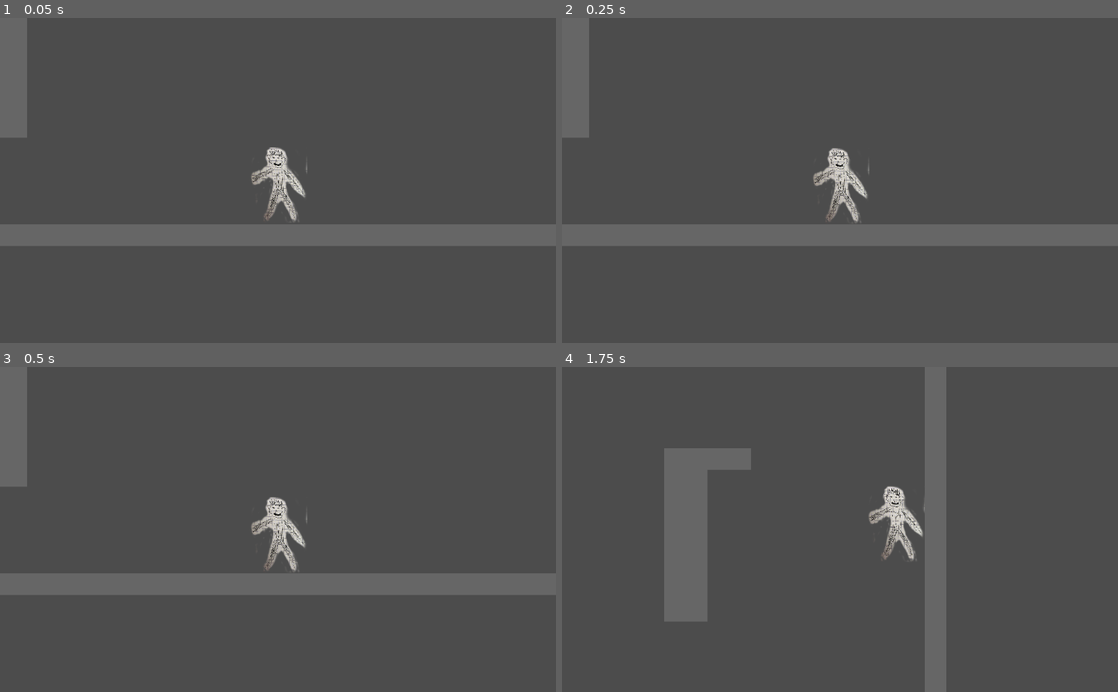
Above: before the commit, frames 1-4 (two rows, left to right).
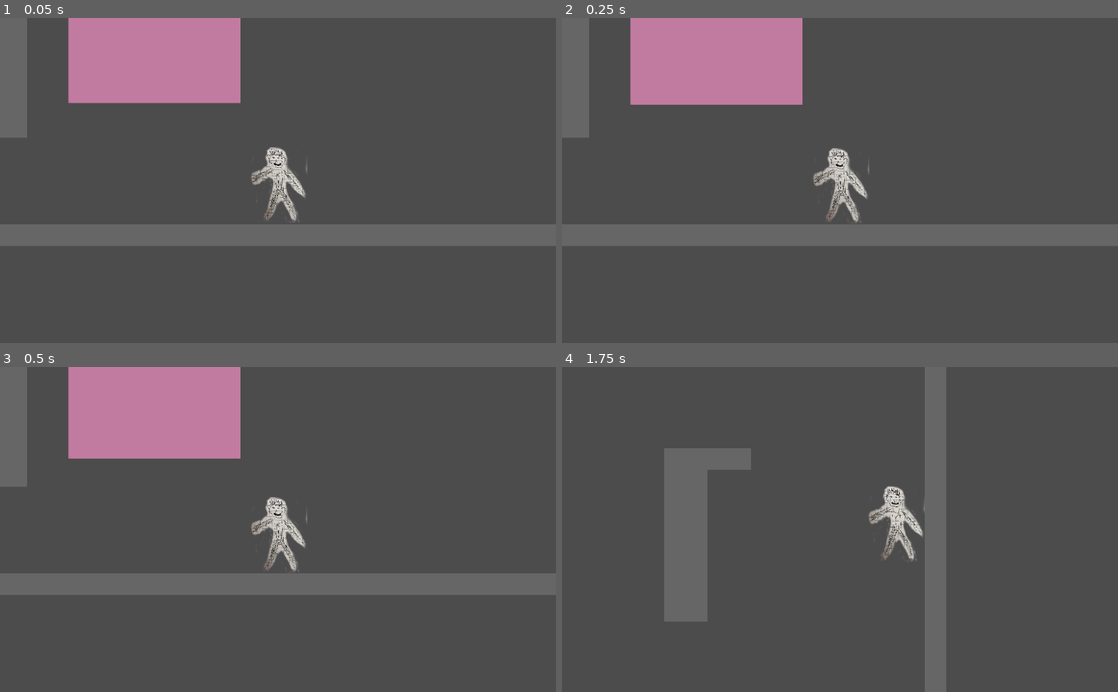
Above: after the commit, the same moments.

Repository: glitchcore/pick-the-lock
Game: Godot game, scene res://Scenes/LockTest.tscn
Same seed, same stepped clock (60 frames per second), same inputs: the game is played once before the commit and once after it. The project has no main scene, so this scene is started directly.
Inputs:
- Up to frame 1 (0.05 s): no input
- Up to frame 2 (0.25 s): no input
- Up to frame 3 (0.5 s): no input
- Up to frame 4 (1.75 s): hold Right (ui_right) from 0.53 s (still down); tap Space (jump) at 0.77, 1.52 s

The runs differ from the first frame. In frame 1, 8.1% of the frame differs, in the area x 12-44%, y 0-27%; in frame 2, 8.3%; in frame 3, 8.7%, in the area x 12-44%, y 0-29%; in frame 4, nothing differs.

Commit message:
Regid pin

Diff:
--- a/Actors/Pin_1.tscn
+++ b/Actors/Pin_1.tscn
@@ -3,14 +3,18 @@
 [ext_resource path="res://assets/purple_pin.png" type="Texture" id=1]
 
 [sub_resource type="RectangleShape2D" id=1]
-extents = Vector2( 67.5, 108 )
+extents = Vector2( 157.75, 420 )
 
-[node name="Pin_1" type="Node2D"]
+[node name="Pin_1" type="RigidBody2D"]
+collision_layer = 2
+collision_mask = 5
+mass = 0.76
 
 [node name="PurplePin" type="Sprite" parent="."]
-position = Vector2( 1, -110 )
+position = Vector2( 1.00001, -418 )
+scale = Vector2( 2.33088, 3.88889 )
 texture = ExtResource( 1 )
 
 [node name="CollisionShape2D" type="CollisionShape2D" parent="."]
-position = Vector2( 1.5, -109 )
+position = Vector2( -1, -418 )
 shape = SubResource( 1 )
--- a/Scenes/LockTest.tscn
+++ b/Scenes/LockTest.tscn
@@ -1,7 +1,8 @@
-[gd_scene load_steps=5 format=2]
+[gd_scene load_steps=6 format=2]
 
 [ext_resource path="res://assets/metal.png" type="Texture" id=1]
 [ext_resource path="res://Actors/Player.tscn" type="PackedScene" id=2]
+[ext_resource path="res://Actors/Pin_1.tscn" type="PackedScene" id=3]
 
 [sub_resource type="ConvexPolygonShape2D" id=1]
 points = PoolVector2Array( 0, 0, 20, 0, 20, 20, 0, 20 )
@@ -41,3 +42,6 @@
 
 [node name="Player" parent="." instance=ExtResource( 2 )]
 position = Vector2( 986, 1081 )
+
+[node name="Pin_1" parent="." instance=ExtResource( 3 )]
+position = Vector2( 758, 936 )
